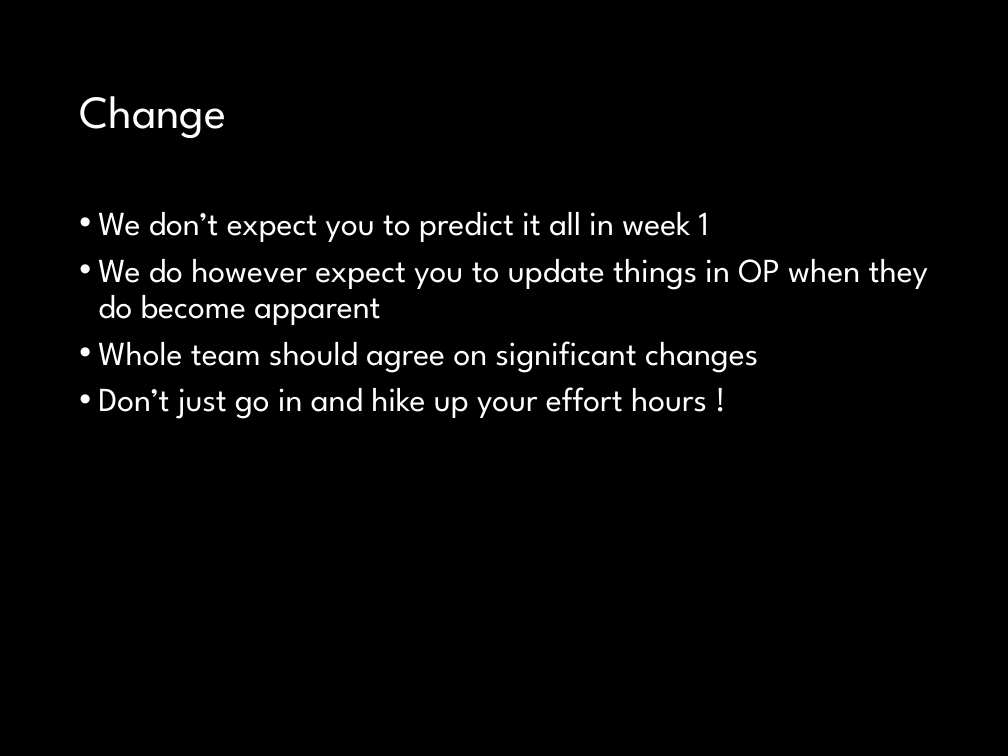
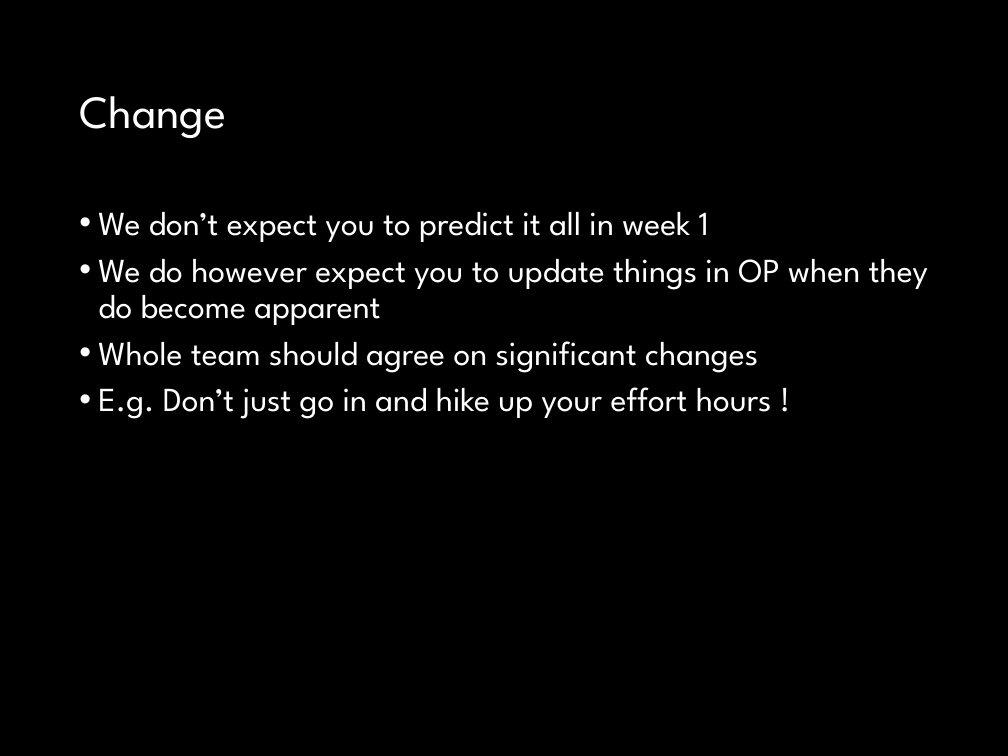
Before and after one commit to fossabot/SPE2018, a slide deck: slide 17 of Lecture Slides/02 Open Project.pptx. Drawn at 1008x756 pixels with LibreOffice and Linux fonts; fonts in the diff are those of the drawing. Boxes give left, top, right and bottom in pixels: in the first picture for what was removed or moved away, otherwise in the second. Text is boxed around its words. In the diff, an @@ line names an element or a change of style, - is before the commit and + after.

```diff
--- a/Lecture Slides/02 Open Project.pptx
+++ b/Lecture Slides/02 Open Project.pptx
@@ text at box(98, 387, 772, 419): text changed @@
-• Don’t just go in and hike up your effort hours !
+• E.g. Don’t just go in and hike up your effort hours !
```
Also in this commit, not shown: 7 other slides changed.
